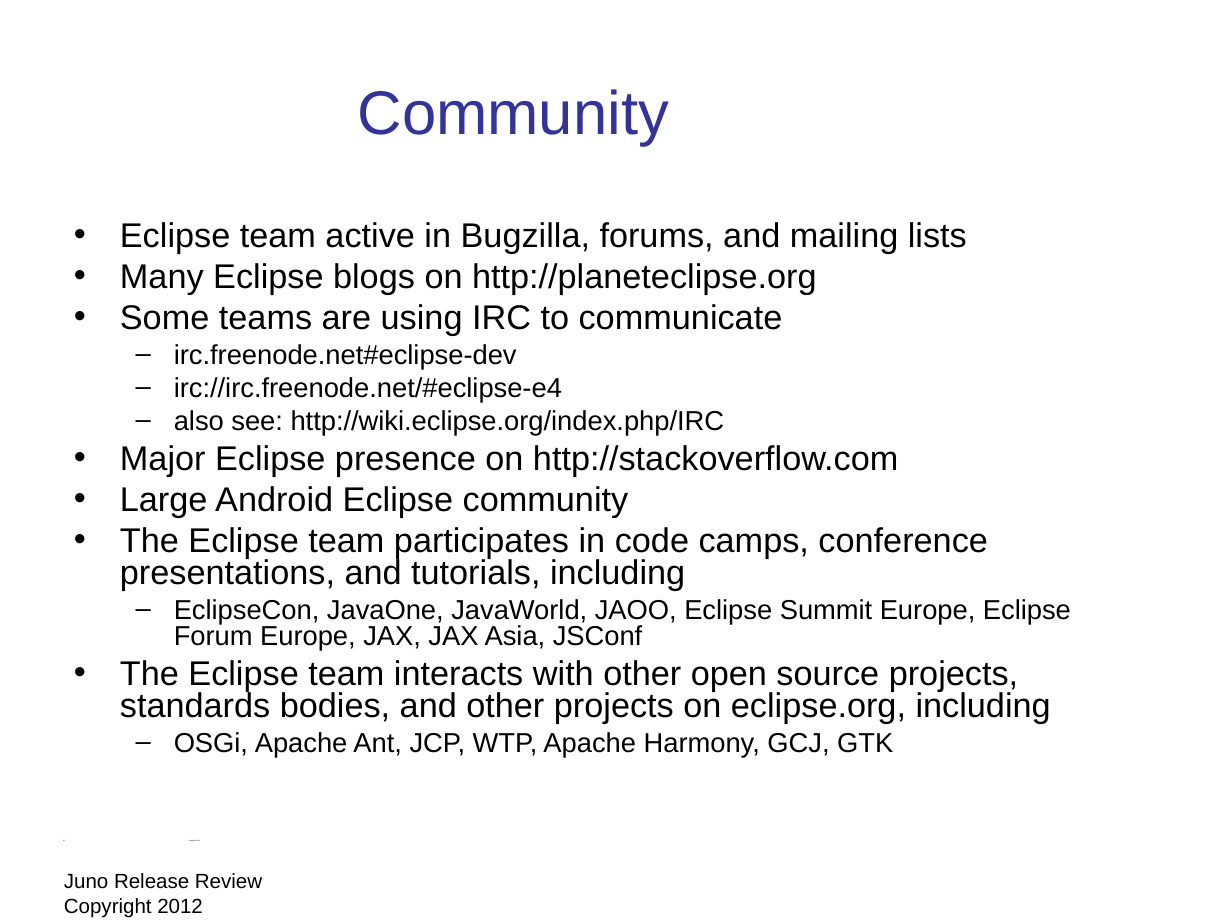
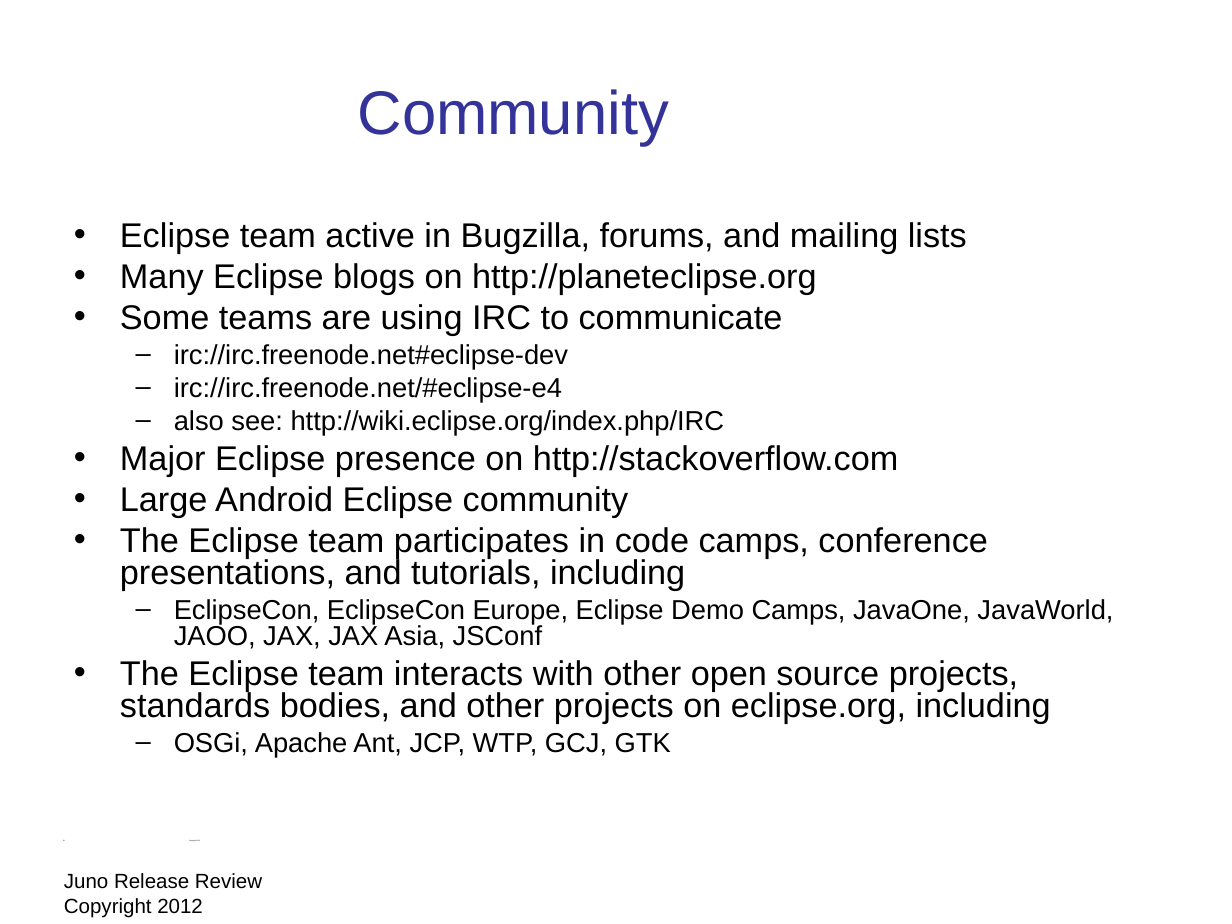
Before and after one commit to eclipse-platform/www.eclipse.org-eclipse-news, a slide deck: slide 26 of presentation/Juno-release-review/eclipse-juno-release-review.odp. Drawn at 1232x924 pixels with LibreOffice and Linux fonts; fonts in the diff are those of the drawing; background and template pictures are left out. Boxes give left, top, right and bottom in pixels: in the first picture for what was removed or moved away, otherwise in the second. Text is boxed around its words. In the diff, an @@ line names an element or a change of style, - is before the commit and + after.

```diff
--- a/presentation/Juno-release-review/eclipse-juno-release-review.odp
+++ b/presentation/Juno-release-review/eclipse-juno-release-review.odp
@@ text at (x1=174, y1=344, x2=568, y2=370): text changed @@
-  – irc.freenode.net#eclipse-dev
+  – irc://irc.freenode.net#eclipse-dev
@@ text at (x1=174, y1=599, x2=1113, y2=649): text changed @@
-  – EclipseCon, JavaOne, JavaWorld, JAOO, Eclipse Summit Europe, Eclipse Forum Europe, JAX, JAX Asia, JSConf
+  – EclipseCon, EclipseCon Europe, Eclipse Demo Camps, JavaOne, JavaWorld, JAOO, JAX, JAX Asia, JSConf
@@ text at (x1=174, y1=732, x2=671, y2=757): text changed @@
-  – OSGi, Apache Ant, JCP, WTP, Apache Harmony, GCJ, GTK
+  – OSGi, Apache Ant, JCP, WTP, GCJ, GTK
```
Also in this commit, not shown: 13 other slides changed, 1 other file.
